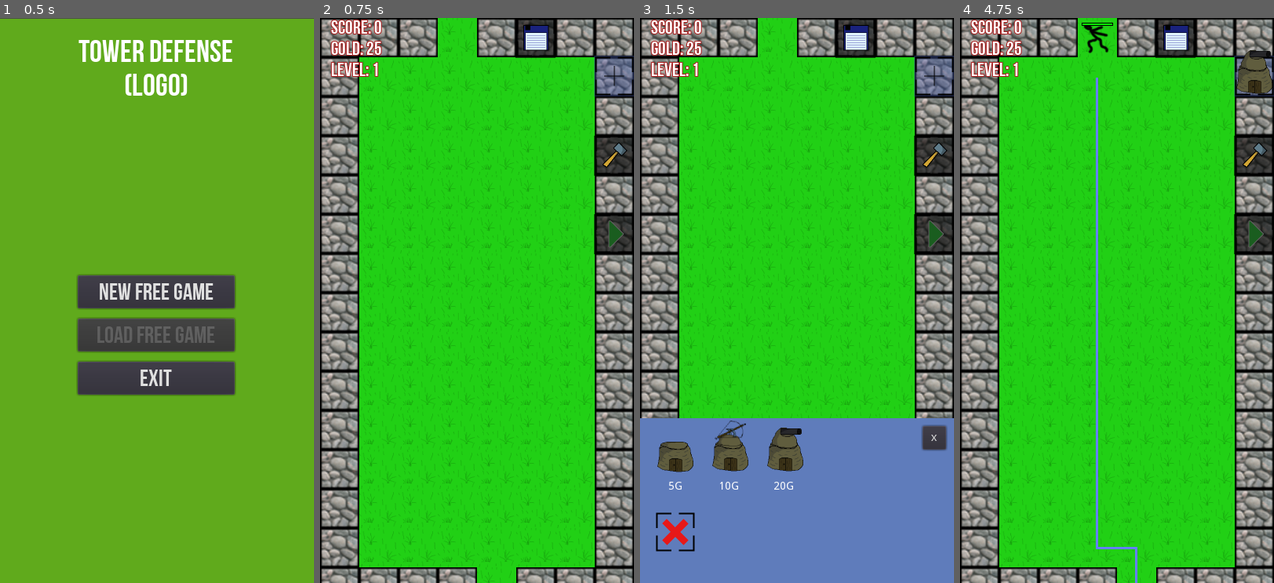
Above: before the commit, frames 1-4 (left to right).
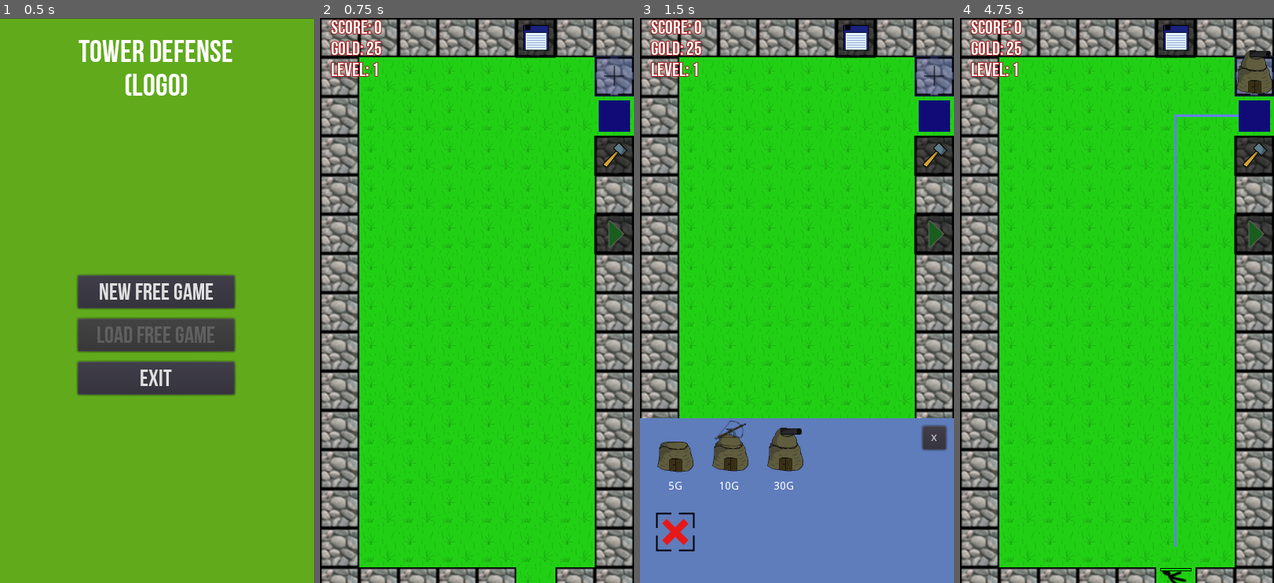
Above: after the commit, the same moments.

Repository: thewillwillhelp/godot-td
Game: Godot game, scene res://scenes/MainMenu.tscn
Two runs of this game, one before a commit and one after it. Both use one fixed random seed, a clock stepped at 60 frames per second and the inputs below.
Inputs (mouse positions are in pixels of both pictures, inside the frame that each line leads up to):
- Up to frame 1 (0.5 s): no input
- Up to frame 2 (0.75 s): click "New free game" at 0.5 s
- Up to frame 3 (1.5 s): click (935, 153) at 1.25 s
- Up to frame 4 (4.75 s): click "20G" (after the commit: "30G") at 2 s; click "x" at 2.75 s; click (1176, 34) at 3.5 s; click (1255, 232) at 4.25 s

Frame 1 is identical in both runs. In frame 2, 2.4% of the frame differs, in the area x 37-100%, y 0-100%; in frame 3, 1.7%; in frame 4, 3.8%.

Commit message:
feat: make start and end position dynamic feat: raise cost of cannon tower to 30 feat: change texture of bullet of ballista tower fix: do not search the path over the map borders

Diff:
--- a/scenes/BattleFieldScene.gd
+++ b/scenes/BattleFieldScene.gd
@@ -44,6 +44,12 @@
 const CONSTRUCTION_TYPE_BALLISTA_TOWER = "BALLISTA TOWER"
 const CONSTRUCTION_TYPE_CANNON_TOWER = "CANNON TOWER"
 
+const CONSTRUCTION_TYPES_COSTS: Dictionary = {
+    "TOWER BASEMENT": 5,
+    "BALLISTA TOWER": 10,
+    "CANNON TOWER": 30
+}
+
 const CONSTRUCTION_TYPES_TILES: Dictionary = {
     "DESTROY": -1,
     "STONE WALL": 0,
@@ -53,11 +59,10 @@
     "CANNON TOWER": 6
 }
 
-
 var default_game_data: Dictionary = {
     "battlefield_data": [],
-    "start_position": Vector2(3, 0),
-    "end_position": Vector2(4, 14),
+    "start_position": self.get_random_border_position(), # Vector2(0, 1),
+    "end_position": self.get_random_border_position(), # Vector2(4, 14),
     "score": 0,
     "gold": 25,
     "game_level": 1
@@ -67,6 +72,7 @@
 
 # Called when the node enters the scene tree for the first time.
 func _ready():
+    randomize()
     main_tile_map = $BattleField/MainTileMap
     background_tile_map = $BattleField/BackgroundTileMap
     if globals.game_should_be_loaded:
@@ -77,8 +83,12 @@
 func start_game(is_game_new: bool = true):
     if is_game_new:
         self.game_data = default_game_data.duplicate()
+        self.game_data.start_position = self.get_random_border_position()
+        self.game_data.end_position = self.get_random_border_position(self.game_data.start_position)
         self.game_data.battlefield_data = create_initial_battlefield(DEFAULT_BATTLEFIELD_COLUMNS_NUMBER, DEFAULT_BATTLEFIELD_ROWS_NUMBER)
-    # game_data.battlefield_data = []
+
+    $ExitArea.position = main_tile_map.map_to_world(self.game_data.end_position) + Vector2(25, 25)
+
     update_battle_field_view(self.game_data.battlefield_data)
     update_score_label()
 
@@ -99,36 +109,6 @@
 
     update_battle_field_view(battlefield_data)
 
-func on_try_build_construction(position, construction_type):
-    var tower_cost: int
-
-    if construction_type == CONSTRUCTION_TYPE_TOWER_BASEMENT:
-        tower_cost = 5
-    elif construction_type == CONSTRUCTION_TYPE_BALLISTA_TOWER:
-        tower_cost = 10
-    elif construction_type == CONSTRUCTION_TYPE_CANNON_TOWER:
-        tower_cost = 20
-
-    if self.game_data.gold < tower_cost:
-        return
-
-    var cell_position = main_tile_map.world_to_map(position)
-    if self.game_data.battlefield_data[cell_position.y][cell_position.x].type != CONSTRUCTION_TYPE_GRASS:
-        return
-
-    self.game_data.battlefield_data[cell_position.y][cell_position.x].type = construction_type
-    update_battle_field_view(self.game_data.battlefield_data)
-
-    self.game_data.gold -= tower_cost
-    update_score_label()
-
-func _on_mob_create_timer_timeout():
-    if current_wave_counter == 0:
-        $mob_create_timer.stop()
-    else:
-        current_wave_counter -= 1
-        create_entity()
-
 func raise_game_level():
     set_game_level(self.game_data.game_level + 1)
 
@@ -140,22 +120,6 @@
     if self.game_data.score / (5.0* (self.game_data.game_level*2)) > self.game_data.game_level:
         raise_game_level()
         pass
-
-# remove mobs when they reach the exit
-func _on_ExitArea_area_entered(area: Area2D) -> void:
-    if not "entity_class" in area:
-        return
-
-    if area.entity_class == "Enemy":
-        area.queue_free()
-        self.game_data.score -= 10
-        update_score_label()
-
-func on_kill_mob():
-    self.game_data.gold += rand_range(1, 2)
-    self.game_data.score += 1 * self.game_data.game_level
-    check_and_update_game_level()
-    update_score_label()
 
 func create_entity():
     var next_mob = mob_scene.instance()
@@ -182,54 +146,6 @@
     var game_level = self.game_data.game_level
     # @TODO separte these labels
     $ScoreLabel.text = "Score: %d\nGold: %d\nLevel: %d" % [score, gold, game_level]
-
-
-
-func _on_BuildingMenu_close_menu():
-    $BuildingMenu.hide()
-
-func _on_BuildingMenuButton_pressed():
-    if not $BuildingMenu.visible:
-        $BuildingMenu.show()
-    else:
-        $BuildingMenu.hide()
-    pass # Replace with function body.
-
-
-func _on_StartWaveButton_pressed():
-    if current_wave_counter > 0:
-        return
-
-    var mobs_for_level = self.game_data.game_level
-    if mobs_for_level > 20: mobs_for_level = 20
-    var bonus_mobs = (randi() % (self.game_data.game_level + 2)) % 10
-
-    current_wave_counter = mobs_for_level + bonus_mobs
-    $mob_create_timer.start()
-
-
-func _on_BattleField_gui_input(event):
-    if event is InputEventMouseButton:
-        var battleFieldRect = $BattleField.get_rect()
-        if event.button_index == BUTTON_LEFT:
-            if event.is_pressed():
-                if (not self.is_cell_available_for_building(event.position - battleFieldRect.position) and
-                    target_building != CONSTRUCTION_TYPE_DESTROY):
-                    return
-
-                if target_building == CONSTRUCTION_TYPE_DESTROY:
-                    self.remove_construction(event.position - battleFieldRect.position)
-                elif target_building != "":
-                    self.on_try_build_construction(event.position - battleFieldRect.position, target_building)
-
-                # target_building = ""
-                self.update_building_preview(target_building)
-
-        if event.button_index == BUTTON_RIGHT:
-            pass
-
-    elif event is InputEventMouseMotion:
-        pass
 
 func update_building_preview(building_target: String = ""):
     var building_preview_sprite = $SelectionPreview/Button/Sprite
@@ -318,7 +234,6 @@
         tower.queue_free()
         return
 
-
     tower.position = main_tile_map.map_to_world(cell_position) + Vector2(25, 25)
     tower.connect("tower_was_selected", self, "on_tower_selected")
     $BattleField.add_child(tower)
@@ -327,6 +242,92 @@
     self.game_data.battlefield_data[cell_position.y][cell_position.x].type = construction_type
     self.game_data.battlefield_data[cell_position.y][cell_position.x].construction = tower
 
+func reset_game():
+    for battlefield_row in game_data.battlefield_data:
+        for battlefield_cell in battlefield_row:
+            if "construction" in battlefield_cell:
+                battlefield_cell.type = CONSTRUCTION_TYPE_GRASS
+                battlefield_cell.construction.queue_free()
+                battlefield_cell.erase("construction")
+
+    $mob_create_timer.stop()
+    self.current_wave_counter = 0
+    self.remove_all_enemies()
+    self.start_game()
+
+func remove_all_enemies():
+    for child in $BattleField.get_children():
+        if ("entity_class" in child and
+            child.entity_class == "Enemy"):
+            child.queue_free()
+
+func save_game():
+    var file_to_save = File.new()
+    file_to_save.open("user://savegame.save", File.WRITE)
+
+    # prepare data to save:
+    var data_to_save = self.game_data.duplicate()
+
+    file_to_save.store_var(data_to_save)
+    file_to_save.close()
+
+func load_game():
+    var file_to_load = File.new()
+    if not file_to_load.file_exists("user://savegame.save"):
+        return # Error! We don't have a save to load.
+
+    file_to_load.open("user://savegame.save", File.READ)
+
+    var loaded_game_data = file_to_load.get_var()
+    file_to_load.close()
+
+    # prepare loaded data
+    for row in loaded_game_data.battlefield_data:
+        for cell in row:
+            if "construction" in cell:
+                cell.erase("construction")
+
+    self.reset_game()
+    self.game_data = loaded_game_data
+    self.start_game(false)
+
+func get_random_border_position(to_keep_distance: Vector2 = Vector2()) -> Vector2:
+    randomize()
+    var side: int = randi() % 4
+    var x: int = 0
+    var y: int = 0
+    if side == 0: # left
+        y = (randi() % (DEFAULT_BATTLEFIELD_ROWS_NUMBER - 2)) + 1
+    elif side == 1: # top
+        x = (randi() % (DEFAULT_BATTLEFIELD_COLUMNS_NUMBER - 2)) + 1
+    elif side == 2: # right
+        x = DEFAULT_BATTLEFIELD_COLUMNS_NUMBER - 1
+        y = (randi() % (DEFAULT_BATTLEFIELD_ROWS_NUMBER - 2)) + 1
+    elif side == 3: # bottom
+        y = DEFAULT_BATTLEFIELD_ROWS_NUMBER - 1
+        x = (randi() % (DEFAULT_BATTLEFIELD_COLUMNS_NUMBER - 2)) + 1
+
+    var result_position = Vector2(x, y)
+
+    if to_keep_distance.distance_squared_to(Vector2()) > 0:
+        if to_keep_distance.distance_squared_to(result_position) < 2:
+            return self.get_random_border_position(to_keep_distance)
+
+    return result_position
+
+
+
+#####
+# Listeners:
+#####
+func _on_SaveGameButton_pressed():
+    self.save_game()
+
+func _on_LoadGameButton_pressed():
+    self.load_game()
+
+func _on_Reset_Game_pressed():
+    self.reset_game()
 
 func _on_SelectionPreview_pressed():
     target_building = ""
@@ -338,7 +339,6 @@
         self.remove_construction(tower.position)
     else:
         tower.toggle_radius_visibility()
-
 
 # @TODO use same construction types in building menus as in battlefield scene
 func _on_BuildingMenu_building_target_was_selected(construction_type):
@@ -352,73 +352,86 @@
         target_building = CONSTRUCTION_TYPE_CANNON_TOWER
     update_building_preview(target_building)
 
-func reset_game():
-    for battlefield_row in game_data.battlefield_data:
-        for battlefield_cell in battlefield_row:
-            if "construction" in battlefield_cell:
-                battlefield_cell.type = CONSTRUCTION_TYPE_GRASS
-                battlefield_cell.construction.queue_free()
-                battlefield_cell.erase("construction")
-
-    $mob_create_timer.stop()
-    self.current_wave_counter = 0
-    self.remove_all_enemies()
-    self.start_game()
-
-
-func remove_all_enemies():
-    for child in $BattleField.get_children():
-        if ("entity_class" in child and
-            child.entity_class == "Enemy"):
-            child.queue_free()
-
-func save_game():
-    var file_to_save = File.new()
-    file_to_save.open("user://savegame.save", File.WRITE)
-
-    # prepare data to save:
-    var data_to_save = self.game_data.duplicate()
-    # data_to_save.start_position = self.serialize_vector(data_to_save.start_position)
-    # data_to_save.end_position = self.serialize_vector(data_to_save.start_position)
-
-    # file_to_save.store_line(to_json(data_to_save))
-    file_to_save.store_var(data_to_save)
-    file_to_save.close()
-
-func serialize_vector(vector: Vector2):
-    return to_json({
-        "x": vector.x,
-        "y": vector.y
-    })
-
-func deserialize_vector(serialized_vector: String):
-    pass
-
-func load_game():
-    var file_to_load = File.new()
-    if not file_to_load.file_exists("user://savegame.save"):
-        return # Error! We don't have a save to load.
-
-    file_to_load.open("user://savegame.save", File.READ)
-
-    var loaded_game_data = file_to_load.get_var()
-    file_to_load.close()
-
-    # prepare loaded data
-    for row in loaded_game_data.battlefield_data:
-        for cell in row:
-            if "construction" in cell:
-                cell.erase("construction")
-
-    self.reset_game()
-    self.game_data = loaded_game_data
-    self.start_game(false)
-
-func _on_SaveGameButton_pressed():
-    self.save_game()
-
-func _on_LoadGameButton_pressed():
-    self.load_game()
-
-func _on_Reset_Game_pressed():
-    self.reset_game()
+func _on_BuildingMenu_close_menu():
+    $BuildingMenu.hide()
+
+func _on_BuildingMenuButton_pressed():
+    if not $BuildingMenu.visible:
+        $BuildingMenu.show()
+    else:
+        $BuildingMenu.hide()
+    pass # Replace with function body.
+
+func _on_StartWaveButton_pressed():
+    if current_wave_counter > 0:
+        return
+
+    var mobs_for_level = self.game_data.game_level
+    if mobs_for_level > 20: mobs_for_level = 20
+    var bonus_mobs = (randi() % (self.game_data.game_level + 2)) % 10
+
+    current_wave_counter = mobs_for_level + bonus_mobs
+    $mob_create_timer.start()
+
+
+func _on_BattleField_gui_input(event):
+    if event is InputEventMouseButton:
+        var battleFieldRect = $BattleField.get_rect()
+        if event.button_index == BUTTON_LEFT:
+            if event.is_pressed():
+                if (not self.is_cell_available_for_building(event.position - battleFieldRect.position) and
+                    target_building != CONSTRUCTION_TYPE_DESTROY):
+                    return
+
+                if target_building == CONSTRUCTION_TYPE_DESTROY:
+                    self.remove_construction(event.position - battleFieldRect.position)
+                elif target_building != "":
+                    self.on_try_build_construction(event.position - battleFieldRect.position, target_building)
+
+                # target_building = ""
+                self.update_building_preview(target_building)
+
+        if event.button_index == BUTTON_RIGHT:
+            pass
+
+    elif event is InputEventMouseMotion:
+        pass
+
+# remove mobs when they reach the exit
+func _on_ExitArea_area_entered(area: Area2D) -> void:
+    if not "entity_class" in area:
+        return
+
+    if area.entity_class == "Enemy":
+        area.queue_free()
+        self.game_data.score -= 10
+        update_score_label()
+
+func on_kill_mob():
+    self.game_data.gold += randi() % 2 + 1
+    self.game_data.score += 1 * self.game_data.game_level
+    check_and_update_game_level()
+    update_score_label()
+
+func on_try_build_construction(position, construction_type):
+    var tower_cost: int = CONSTRUCTION_TYPES_COSTS[construction_type]
+
+    if self.game_data.gold < tower_cost:
+        return
+
+    var cell_position = main_tile_map.world_to_map(position)
+    if self.game_data.battlefield_data[cell_position.y][cell_position.x].type != CONSTRUCTION_TYPE_GRASS:
+        return
+
+    self.game_data.battlefield_data[cell_position.y][cell_position.x].type = construction_type
+    update_battle_field_view(self.game_data.battlefield_data)
+
+    self.game_data.gold -= tower_cost
+    update_score_label()
+
+func _on_mob_create_timer_timeout():
+    if current_wave_counter == 0:
+        $mob_create_timer.stop()
+    else:
+        current_wave_counter -= 1
+        create_entity()
--- a/scenes/BattleFieldScene.tscn
+++ b/scenes/BattleFieldScene.tscn
@@ -55,10 +55,20 @@
 }
 
 [node name="ExitArea" type="Area2D" parent="."]
+position = Vector2( 225, 725 )
 
 [node name="ExitCollisionShape" type="CollisionShape2D" parent="ExitArea"]
-position = Vector2( 225, 725 )
 shape = SubResource( 1 )
+
+[node name="ColorRect" type="ColorRect" parent="ExitArea"]
+margin_left = -20.0
+margin_top = -20.0
+margin_right = 20.0
+margin_bottom = 20.0
+color = Color( 0.0705882, 0.0470588, 0.47451, 1 )
+__meta__ = {
+"_edit_use_anchors_": false
+}
 
 [node name="ScoreLabel" type="Label" parent="."]
 margin_left = 14.0
@@ -154,10 +164,10 @@
 
 [node name="Reset Game" type="Button" parent="."]
 visible = false
-margin_left = 395.0
-margin_top = 102.0
-margin_right = 498.0
-margin_bottom = 142.0
+margin_left = 50.0
+margin_top = 100.0
+margin_right = 153.0
+margin_bottom = 140.0
 rect_rotation = 90.0
 custom_fonts/font = ExtResource( 2 )
 text = "Reset game"
--- a/scenes/BuildingMenu.tscn
+++ b/scenes/BuildingMenu.tscn
@@ -80,7 +80,7 @@
 margin_top = 60.0
 margin_right = 36.0
 margin_bottom = 74.0
-text = "20G"
+text = "30G"
 __meta__ = {
 "_edit_use_anchors_": false
 }
--- a/scenes/bullets/Simple_Bullet.gd
+++ b/scenes/bullets/Simple_Bullet.gd
@@ -1,4 +1,7 @@
 extends Node2D
+
+var ballista_bullet_texture = preload("res://assets/images/bullets/simple_bullet.png")
+var cannon_bullet_texture = preload("res://assets/images/bullets/simple_bullet_dark_blue_with_blink.png")
 
 var entity_class: String = "Bullet"
 var entity_type: int = 1
@@ -17,11 +20,13 @@
         self.min_damage = 1
         self.max_damage = 5
         self.speed = 250
+        $Sprite.texture = ballista_bullet_texture
     elif entity_type == 2:
         self.min_damage = 5
         self.max_damage = 15
         self.speed = 175
         self.max_affected_targets = 5
+        $Sprite.texture = cannon_bullet_texture
 
 # Called every frame. 'delta' is the elapsed time since the previous frame.
 func _process(delta):
--- a/utils/Utils.gd
+++ b/utils/Utils.gd
@@ -44,17 +44,24 @@
 
 static func find_free_neighbour(battlefield_data, cell_position: Vector2, free_cell_type: String):
     var free_neighbours = []
+    var max_y = len(battlefield_data)
+    var max_x = len(battlefield_data[0])
     for i in range(-1,2):
         for j in range(-1,2):
-            if i == cell_position.x and j == cell_position.y:
-                continue
-
             if abs(i) == abs(j):
                 continue
 
-            var cell_type = battlefield_data[cell_position.y + j][cell_position.x + i].type
+            var nei_position = cell_position + Vector2(i, j)
+            if nei_position.distance_squared_to(cell_position) == 0:
+                continue
+
+            if (nei_position.x < 0 or nei_position.x >= max_x or
+                nei_position.y < 0 or nei_position.y >= max_y):
+                continue
+
+            var cell_type = battlefield_data[nei_position.y][nei_position.x].type
             if free_cell_type == cell_type:
-                free_neighbours.push_back(Vector2(cell_position.x + i, cell_position.y + j))
+                free_neighbours.push_back(nei_position)
 
     return free_neighbours
 
